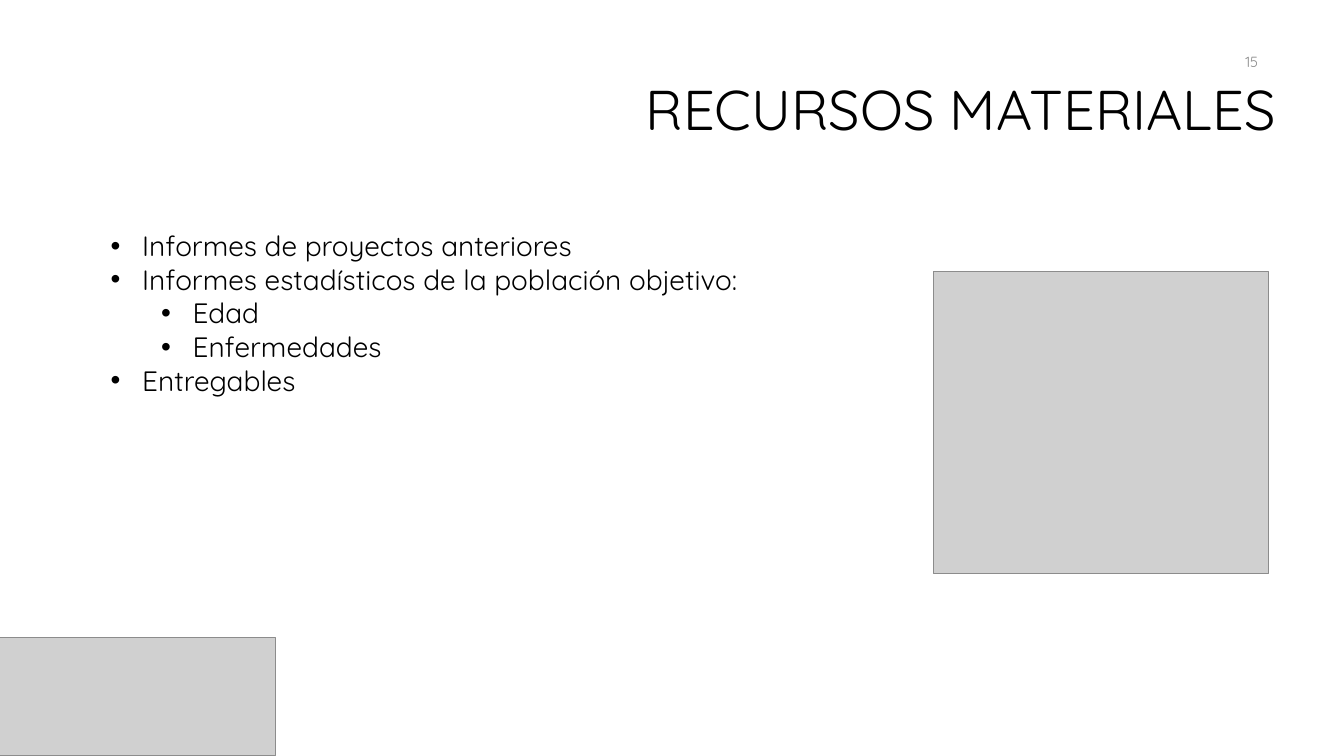
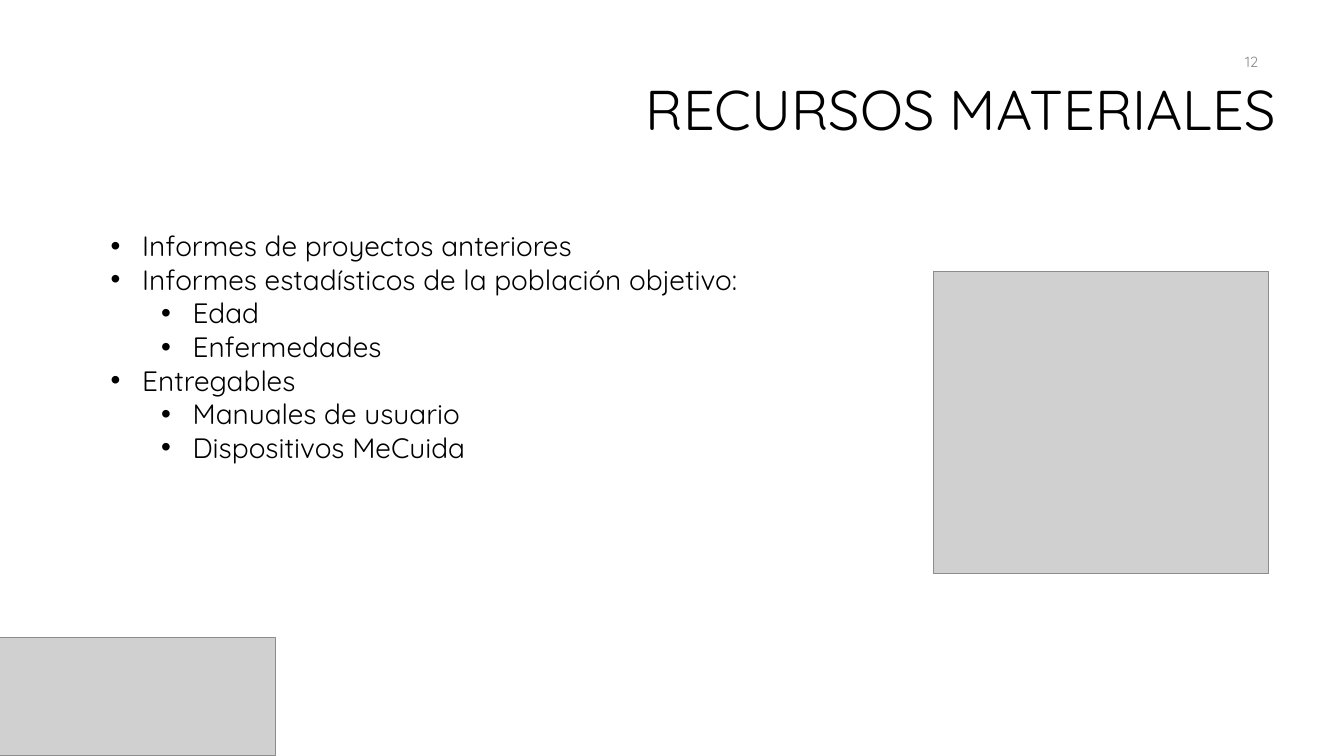
Before and after one commit to galledohm/Gestion_Proyectos, a slide deck: slide 12 of Documentos_generados/2.Gestion del tiempo/Presentación2.pptx (slide 15 before the commit). Drawn at 1344x756 pixels with LibreOffice and Linux fonts; fonts in the diff are those of the drawing; grey boxes stand for pictures; background and template pictures are left out. Boxes give left, top, right and bottom in pixels: in the first picture for what was removed or moved away, otherwise in the second. Text is boxed around its words. In the diff, an @@ line names an element or a change of style, - is before the commit and + after.

```diff
--- a/Documentos_generados/2.Gestion del tiempo/Presentación2.pptx
+++ b/Documentos_generados/2.Gestion del tiempo/Presentación2.pptx
@@ page number at (1245, 56, 1258, 67): text changed @@
-15
+12
@@ text at (193, 396, 465, 464): paragraphs added @@
+  • Manuales de usuario
+  • Dispositivos MeCuida
```
Also in this commit, not shown: 3 slides removed, 1 other file.
